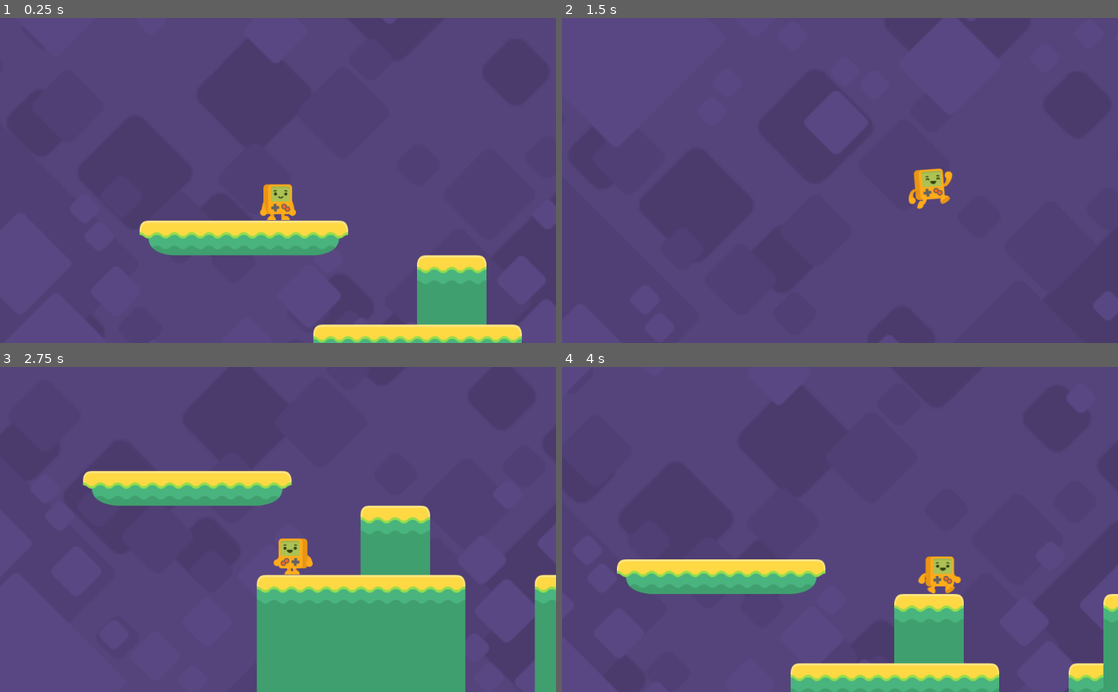
Above: before the commit, frames 1-4 (two rows, left to right).
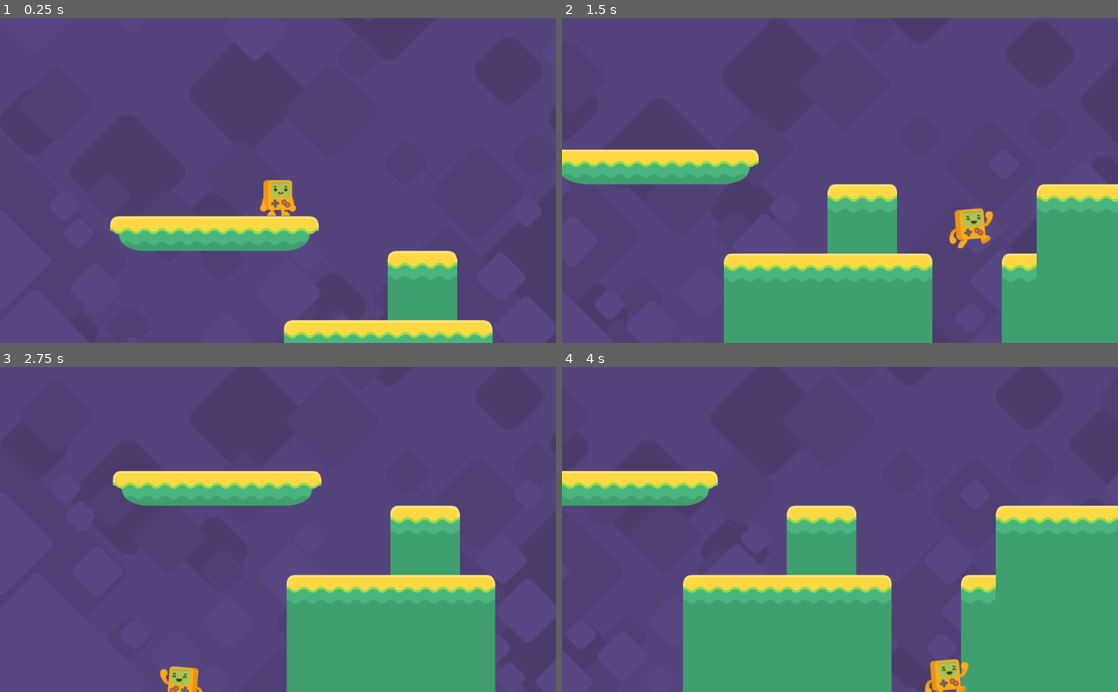
Above: after the commit, the same moments.

Repository: racampita/Platformer-Game-Tutorial
Game: Godot game, scene res://Level1.tscn
The game is run twice, just before and just after one commit, with the same random seed, the same clock (stepped at 60 frames per second) and the same inputs. The project has no main scene, so this scene is started directly.
Inputs:
- Up to frame 1 (0.25 s): no input
- Up to frame 2 (1.5 s): hold D (right) from 0.53 s (still down); tap Space (jump) at 0.77 s
- Up to frame 3 (2.75 s): tap Space (jump) at 1.52 s; release D (right) at 2.03 s; hold A (left) from 2.03 s (still down)
- Up to frame 4 (4 s): release A (left) at 2.78 s; hold D (right) from 2.78 s (still down); tap Space (jump) at 3.02, 3.77 s

The runs differ from the first frame. In frame 1, 7.8% of the frame differs, in the area x 19-94%, y 49-100%; in frame 2, 27%; in frame 3, 11%; in frame 4, 38%, in the area x 0-100%, y 31-100%.

Commit message:
Platformer Tutorial Pt8
+restart level when you fall of the map
+ better movement values

Diff:
--- a/Level1.tscn
+++ b/Level1.tscn
@@ -8,6 +8,9 @@
 
 [sub_resource type="RectangleShape2D" id=1]
 extents = Vector2( 64, 32 )
+
+[sub_resource type="RectangleShape2D" id=2]
+extents = Vector2( 2080, 128 )
 
 [node name="Level1" type="Node2D"]
 
@@ -30,7 +33,7 @@
 tile_data = PoolIntArray( -720842, 1, 0, -655306, 1, 0, -589770, 1, 0, -458761, 1, 0, -524234, 1, 0, -393225, 1, 0, -45 …(3149 unchanged characters)…
 
 [node name="Steve" parent="." instance=ExtResource( 2 )]
-position = Vector2( 64, 96 )
+position = Vector2( 118.339, 103.337 )
 
 [node name="Camera2D" type="Camera2D" parent="Steve"]
 current = true
@@ -84,3 +87,13 @@
 scale = Vector2( 1.75, 1.75 )
 texture = ExtResource( 5 )
 centered = false
+
+[node name="fallzone" type="Area2D" parent="."]
+position = Vector2( 1478.6, 837.846 )
+__meta__ = {
+"_edit_group_": true
+}
+
+[node name="CollisionShape2D" type="CollisionShape2D" parent="fallzone"]
+shape = SubResource( 2 )
+[connection signal="body_entered" from="fallzone" to="Steve" method="_on_fallzone_body_entered"]
--- a/Steve.gd
+++ b/Steve.gd
@@ -2,9 +2,9 @@
 
 var velocity = Vector2.ZERO
 
-const SPEED = 180
-const GRAVITY = 35
-const JUMPFORCE =-1100
+const SPEED = 500
+const GRAVITY = 53
+const JUMPFORCE =-1228
 
 func _physics_process(delta: float) -> void:
 	if Input.is_action_pressed("right"):
@@ -28,3 +28,6 @@
 	velocity = move_and_slide(velocity,Vector2.UP)
 
 	velocity.x = lerp(velocity.x,0,0.2)
+
+func _on_fallzone_body_entered(body: Node) -> void:
+	get_tree().change_scene("res://Level1.tscn")
--- a/steve_spriteframes.tres
+++ b/steve_spriteframes.tres
@@ -23,7 +23,7 @@
 "frames": [ ExtResource( 2 ), ExtResource( 1 ) ],
 "loop": true,
 "name": "walk",
-"speed": 5.0
+"speed": 10.0
 }, {
 "frames": [ ExtResource( 3 ) ],
 "loop": true,
Not shown: 1 places in Level1.tscn that only renumber resources
